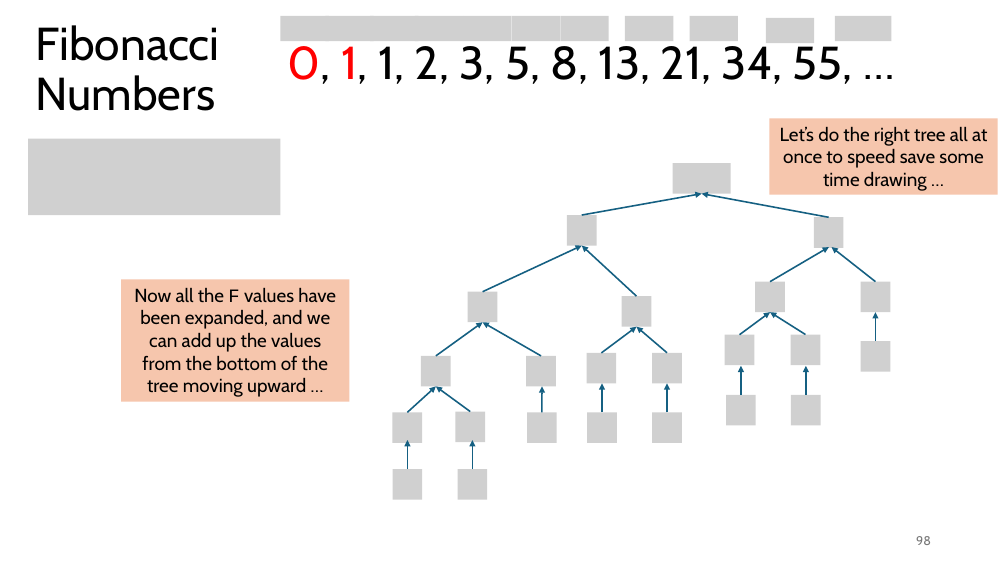
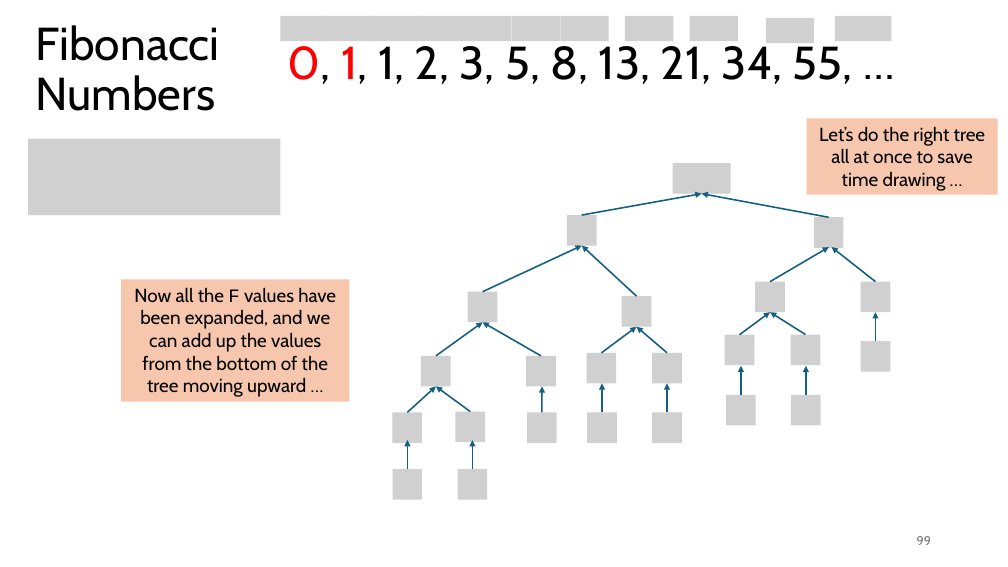
Before and after one commit to tjd1234/cmpt120spring2026, a slide deck: slide 99 of lecture_notes/chapter6/chapter6.pptx (slide 98 before the commit). Drawn at 1008x567 pixels with LibreOffice and Linux fonts; fonts in the diff are those of the drawing; grey boxes stand for pictures. Boxes give left, top, right and bottom in pixels: in the first picture for what was removed or moved away, otherwise in the second. Text is boxed around its words. In the diff, an @@ line names an element or a change of style, - is before the commit and + after.

```diff
--- a/lecture_notes/chapter6/chapter6.pptx
+++ b/lecture_notes/chapter6/chapter6.pptx
@@ rectangle "Let’s do the right tree ..." resized from (x1=770, y1=119, x2=998, y2=195) to (x1=807, y1=119, x2=998, y2=195) @@
@@ text in rectangle at (x1=819, y1=126, x2=986, y2=191): text changed @@
-Let’s do the right tree all at once to speed save some time drawing …
+Let’s do the right tree all at once to save time drawing …
@@ page number at (x1=917, y1=536, x2=931, y2=545): text changed @@
-98
+99
```
Also in this commit, not shown: 15 other slides changed, 4 slides added, 4 slides removed, 2 other files.
